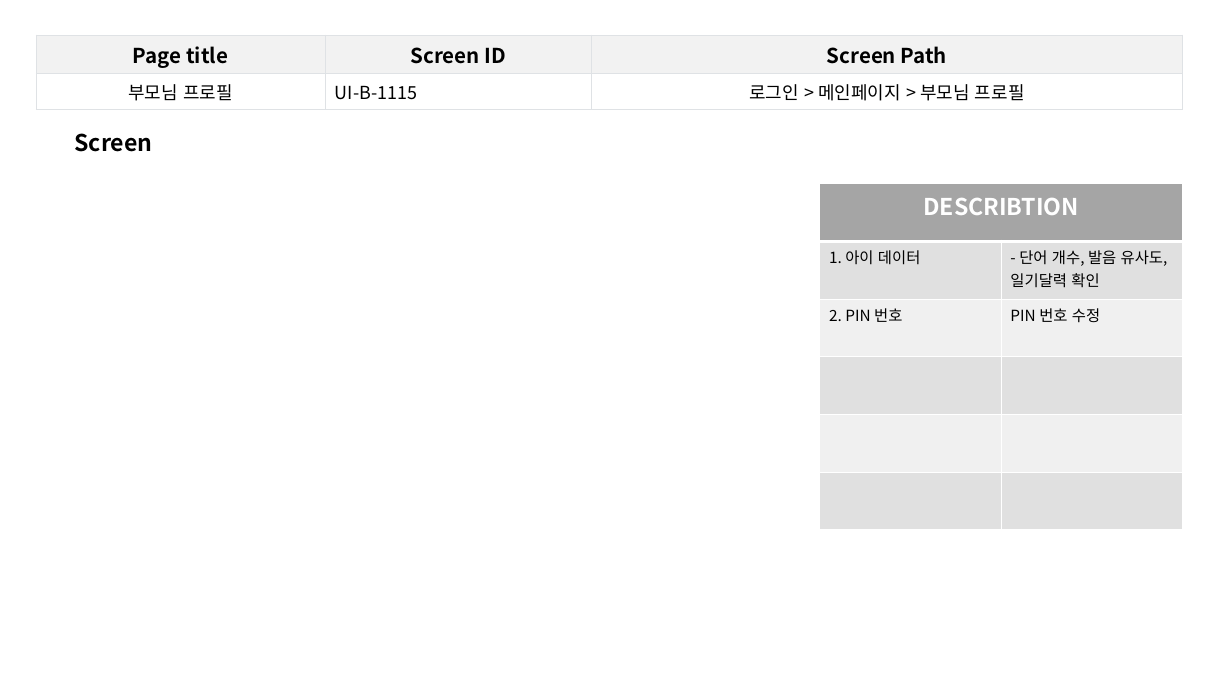
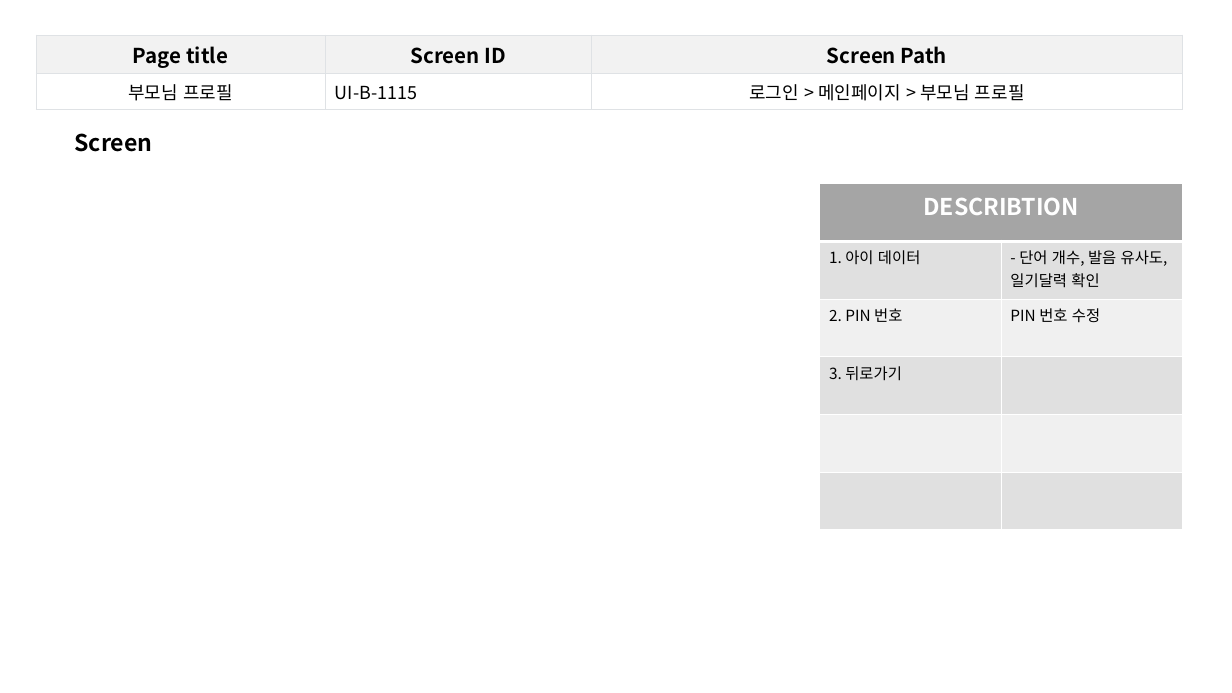
Before and after one commit to jes5918/dinory, a slide deck: slide 17 of 산출물/화면 정의서.pptx (slide 7 before the commit). Drawn at 1232x693 pixels with LibreOffice and Linux fonts; fonts in the diff are those of the drawing. Boxes give left, top, right and bottom in pixels: in the first picture for what was removed or moved away, otherwise in the second. Text is boxed around its words. In the diff, an @@ line names an element or a change of style, - is before the commit and + after.

```diff
--- a/산출물/화면 정의서.pptx
+++ b/산출물/화면 정의서.pptx
@@ table at box(820, 184, 1182, 531) @@
+row 4: 3. 뒤로가기 | 
-row 6:  | 
```
Also in this commit, not shown: 4 other slides changed, 11 slides added, 5 other files.
